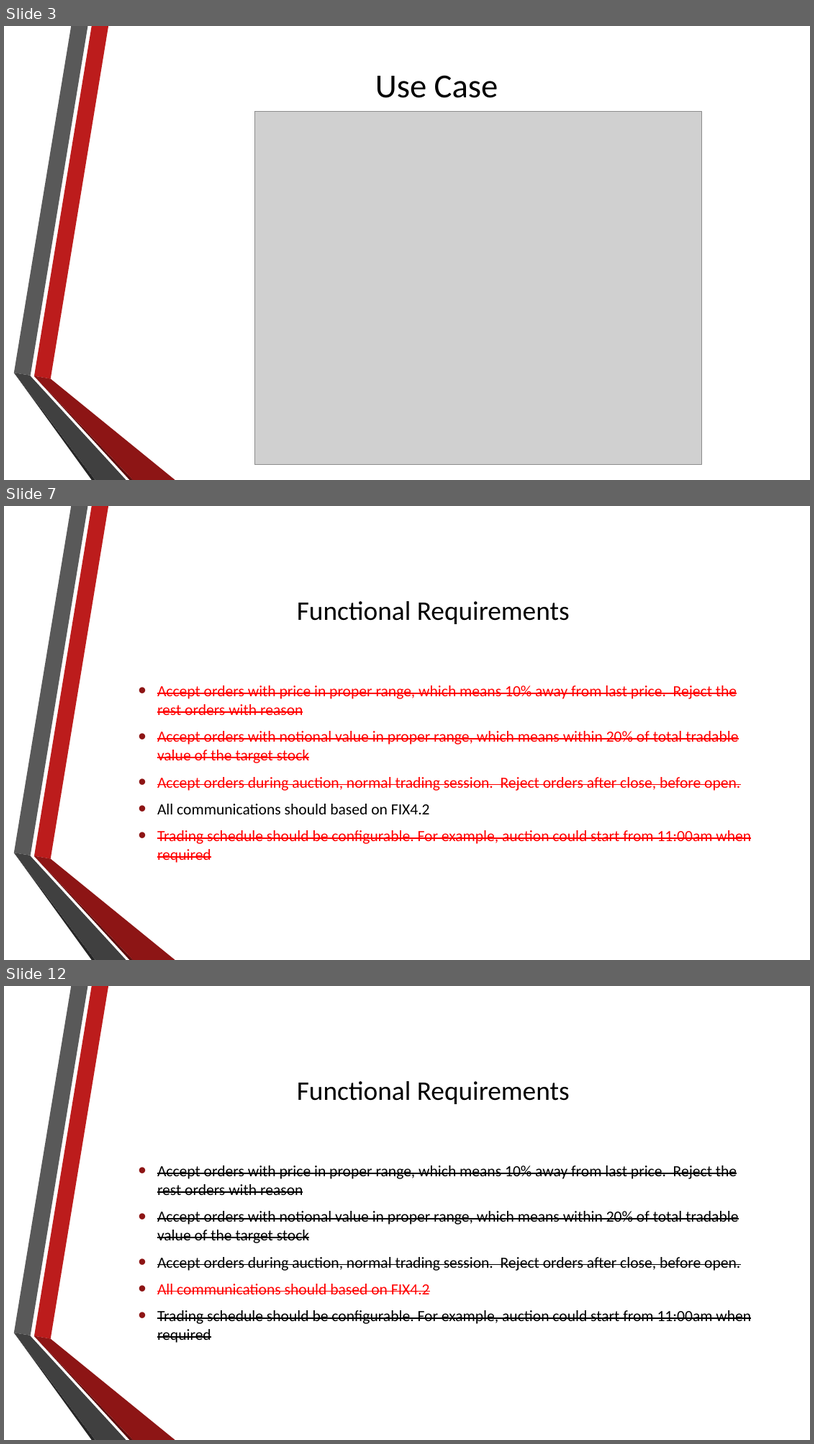
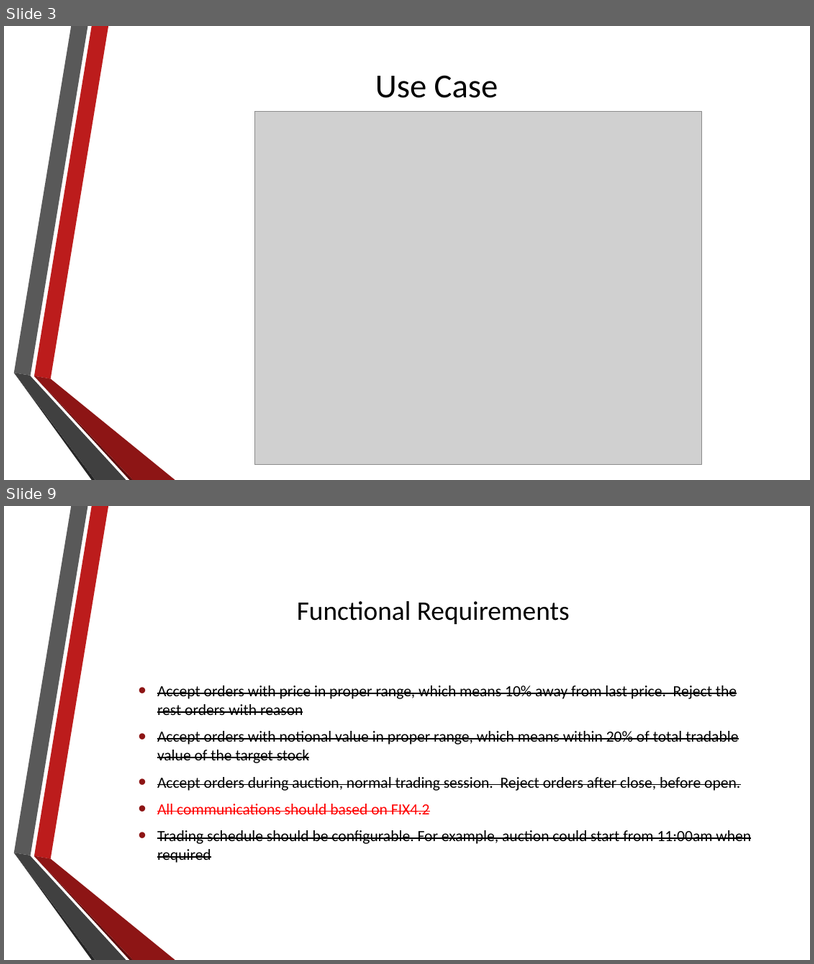
Before and after one commit to agoscinski/FinanceServiceComputing, a slide deck: presentations/ExchangeSimulator2.pptx. Shown one above the other, each under a label of ours: slides 3, 7 and 12 before the commit, slides 3 and 9 after it; the slides between them are not shown. The pictures are 814x1444 and 814x964 pixels, drawn with LibreOffice and Linux fonts; fonts in the diff are those of the drawing; grey boxes stand for pictures; background and template pictures are left out. Boxes give left, top, right and bottom in pixels: in the first picture for what was removed or moved away, otherwise in the second. Text is boxed around its words. In the diff, an @@ line names an element or a change of style, - is before the commit and + after.

```diff
--- a/presentations/ExchangeSimulator2.pptx
+++ b/presentations/ExchangeSimulator2.pptx
@@ slide 7 removed at (4, 506, 810, 960), background picture (left out); not listed: 6 template elements that a slide beside it also shows @@
@@ title removed at (297, 601, 570, 624) @@
-Functional Requirements
@@ text removed at (157, 685, 751, 862) @@
-  • Accept orders with price in proper range, which means 10% away from last price. Reject the rest orders with reason
-  • Accept orders with notional value in proper range, which means within 20% of total tradable value of the target stock
-  • Accept orders during auction, normal trading session. Reject orders after close, before open.
-  • All communications should based on FIX4.2
-  • Trading schedule should be configurable. For example, auction could start from 11:00am when required
@@ what was slide 12 is now slide 9 @@
```
Also in this commit, not shown: 2 slides changed, 8 other slides removed.
